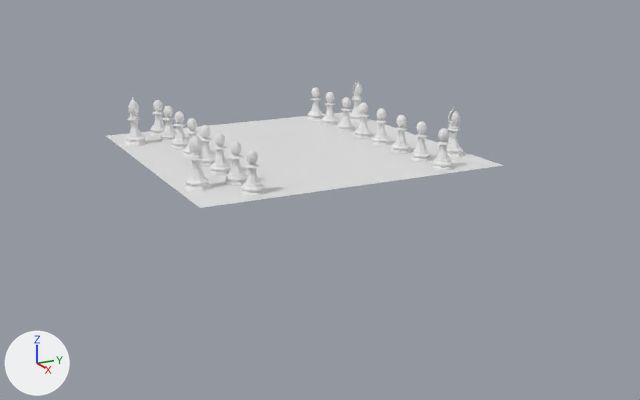
Renders of the Blender file BlenderCourse/Chess Set/Models/ChessScene.blend from each side of a commit.
Before and after are seen from a 50 mm lens placed at (1.274, -0.598, 0.33), pointed at (0.041, 0.033, -0.079). Arrows for +X, +Y and +Z are at lower left; the lights stay in place. Materials are left out; every surface is plain grey.

The scene before the commit, as lines of its bpy script (objects in view):
```python
ob_bishop_002 = bpy.data.objects.new('Bishop.002', me_cylinder_002)
ob_bishop_002.parent = ob_blacksempty
ob_bishop_002.location = (0.153, 0.21, 0.0)
ob_bishop_002.rotation_euler = (0.0, 0.0, 1.571)  # degrees (0, 0, 90)
ob_bishop_002.scale = (1.14, 1.14, 0.151)
ob_bishop_003 = bpy.data.objects.new('Bishop.003', me_cylinder_002)
ob_bishop_003.parent = ob_blacksempty
ob_bishop_003.location = (-0.153, 0.21, 0.0)
ob_bishop_003.rotation_euler = (0.0, 0.0, 1.571)  # degrees (0, 0, 90)
ob_bishop_003.scale = (1.14, 1.14, 0.151)
ob_chessboard = bpy.data.objects.new('ChessBoard', me_gridchessboard)
ob_chessboard.location = (0.0, 0.0, 0.0)
ob_pawn_015 = bpy.data.objects.new('Pawn.015', me_cylinder_003)
ob_pawn_015.parent = ob_blackpawnsempty
ob_pawn_015.location = (-0.21, 0.152, 0.0)
ob_pawn_015.scale = (1.02, 1.02, 0.116)
# also in view: 'Pawn.014' at (0.15, -0.154, 0.03); 'Bishop' at (0.153, 0.21, 0.039)
```
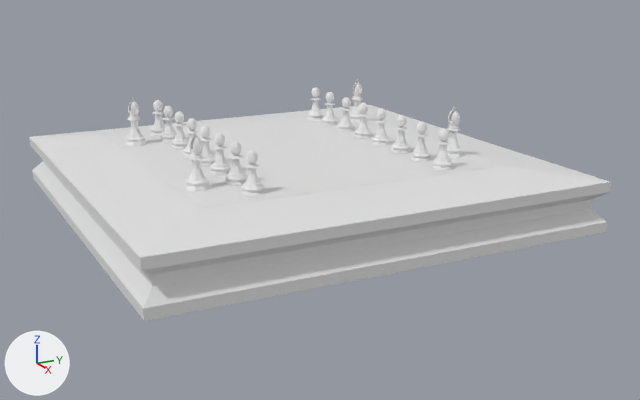
Location of each change, [x1, y1, x2, y2] in pixels of the pictures (640 x 400 px; the box of a moved part takes in the faces that stretch with it):
```json
{"object": "ChessBoard", "change": "reshaped", "before": [106, 112, 503, 208], "after": [29, 105, 611, 321], "on screen": "46% wider, 124% taller"}
{"object": "Bishop.003", "change": "turned", "before": [184, 132, 211, 192], "after": [184, 132, 211, 192]}
{"object": "Bishop.002", "change": "turned", "before": [124, 97, 147, 146], "after": [124, 97, 147, 146]}
{"part": 1, "of": "me_gridchessboard", "change": "added", "after": [29, 105, 611, 321]}
{"part": 2, "of": "me_gridchessboard", "change": "moved or reshaped", "before": [125, 115, 478, 196], "after": [125, 115, 478, 196]}
```

The change, as JSON lines over the scene's bpy script:
```json
{"block": "me_gridchessboard", "where": "# used by ob_chessboard; location = (0.0, 0.0, 0.0)"}
{"op": "remove", "block": "me_gridchessboard", "code": "me_gridchessboard.from_pydata(...)  # 144 vertices, 64 faces; spans x -0.241..0.241, y -0.241..0.241, z 0.0"}
{"op": "add", "block": "me_gridchessboard", "code": "me_gridchessboard.from_pydata(...)  # 113 vertices, 94 faces; spans x -0.352..0.352, y -0.352..0.352, z -0.089..0.0"}
{"block": "me_gridchessboard", "change": "me_gridchessboard part 1: a new loose piece of 32 vertices spanning x -0.352..0.352, y -0.352..0.352, z -0.089..0.0"}
{"block": "me_gridchessboard", "change": "me_gridchessboard part 2"}
{"block": "me_gridchessboard", "change": "63 vertices are removed from x -0.241..0.241, y -0.241..0.241, z 0.0"}
{"block": "me_gridchessboard", "change": "39 faces are deleted"}
{"block": "me_gridchessboard", "change": "39 new faces join them"}
{"op": "set", "path": "ob_bishop_002.rotation_euler", "old": "(0.0, 0.0, 1.571)", "new": "(0.0, 0.0, -1.329)", "note": "degrees (0, 0, 90) -> degrees (0, 0, -76)"}
{"op": "set", "path": "ob_bishop_003.rotation_euler", "old": "(0.0, 0.0, 1.571)", "new": "(0.0, 0.0, -1.329)", "note": "degrees (0, 0, 90) -> degrees (0, 0, -76)"}
```
